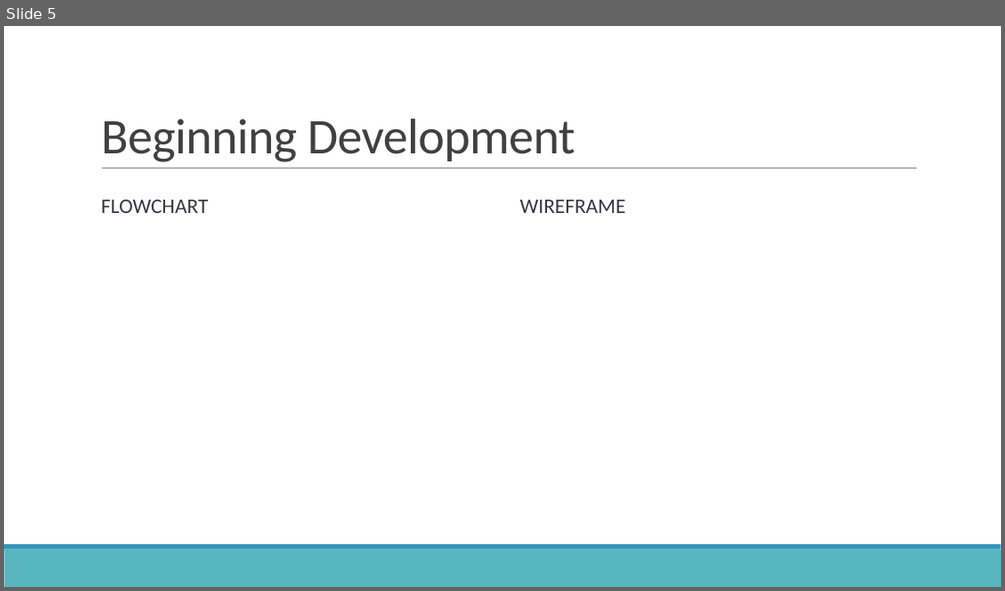
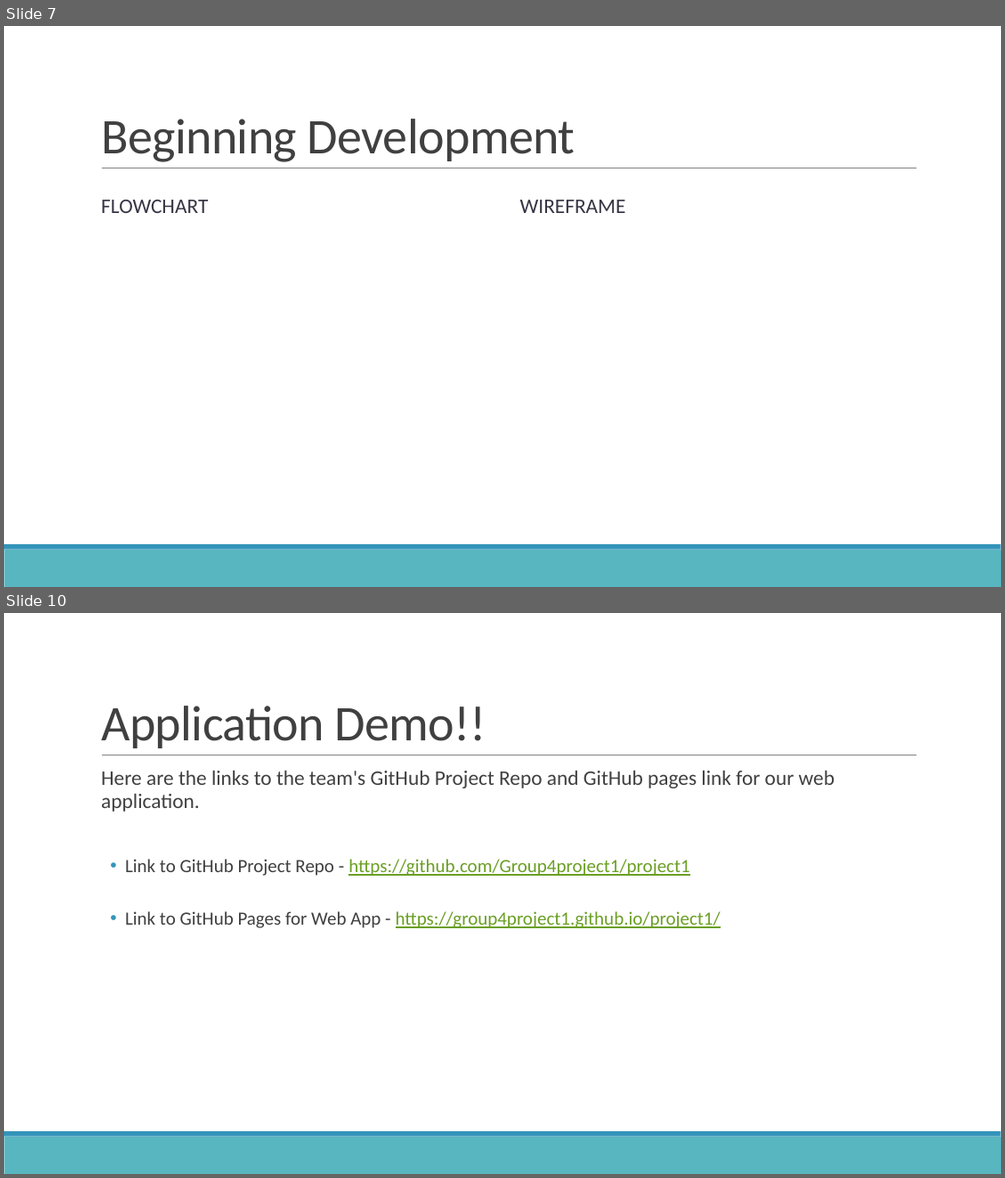
Before and after one commit to Group4Project1/project1, a slide deck: Assets/presentation/Group 4 Project 1 Presentation.pptx. Shown one above the other, each under a label of ours: slide 5 before the commit, slides 7 and 10 after it; the slides between them are not shown. The pictures are 1005x591 and 1005x1178 pixels, drawn with LibreOffice and Linux fonts; fonts in the diff are those of the drawing. Boxes give left, top, right and bottom in pixels: in the first picture for what was removed or moved away, otherwise in the second. Text is boxed around its words. In the diff, an @@ line names an element or a change of style, - is before the commit and + after.

```diff
--- a/Assets/presentation/Group 4 Project 1 Presentation.pptx
+++ b/Assets/presentation/Group 4 Project 1 Presentation.pptx
@@ slide 10 added at <box>4,613,1001,1174</box>, background #FFFFFF; not listed: 3 template elements that a slide beside it also shows @@
@@ title added at <box>101,706,486,748</box>, 48 pt, text #404040 @@
+Application Demo!!
@@ text added at <box>101,771,834,928</box>, 18 pt, text #404040 @@
+  Here are the links to the team's GitHub Project Repo and GitHub pages link for our web application.
+  • Link to GitHub Project Repo - https://github.com/Group4project1/project1
+  • Link to GitHub Pages for Web App - https://group4project1.github.io/project1/
@@ what was slide 5 is now slide 7 @@
```
Also in this commit, not shown: 4 other slides added, 1 other file.
